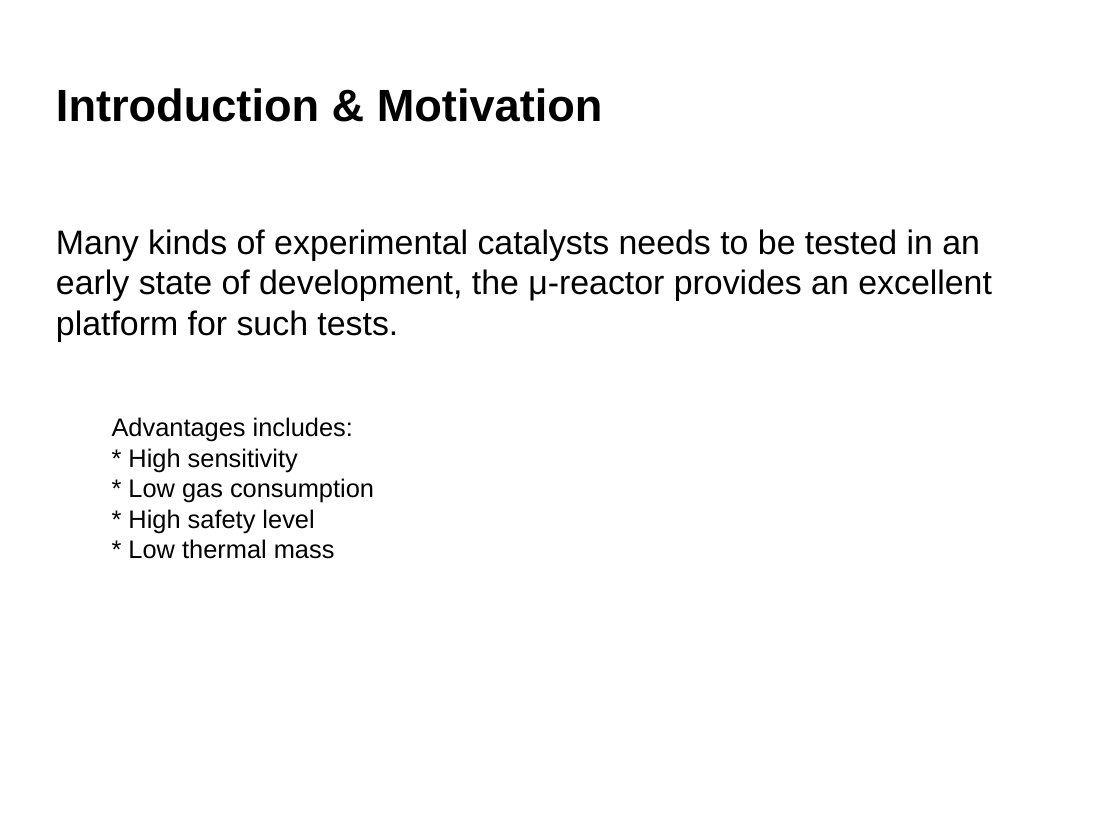
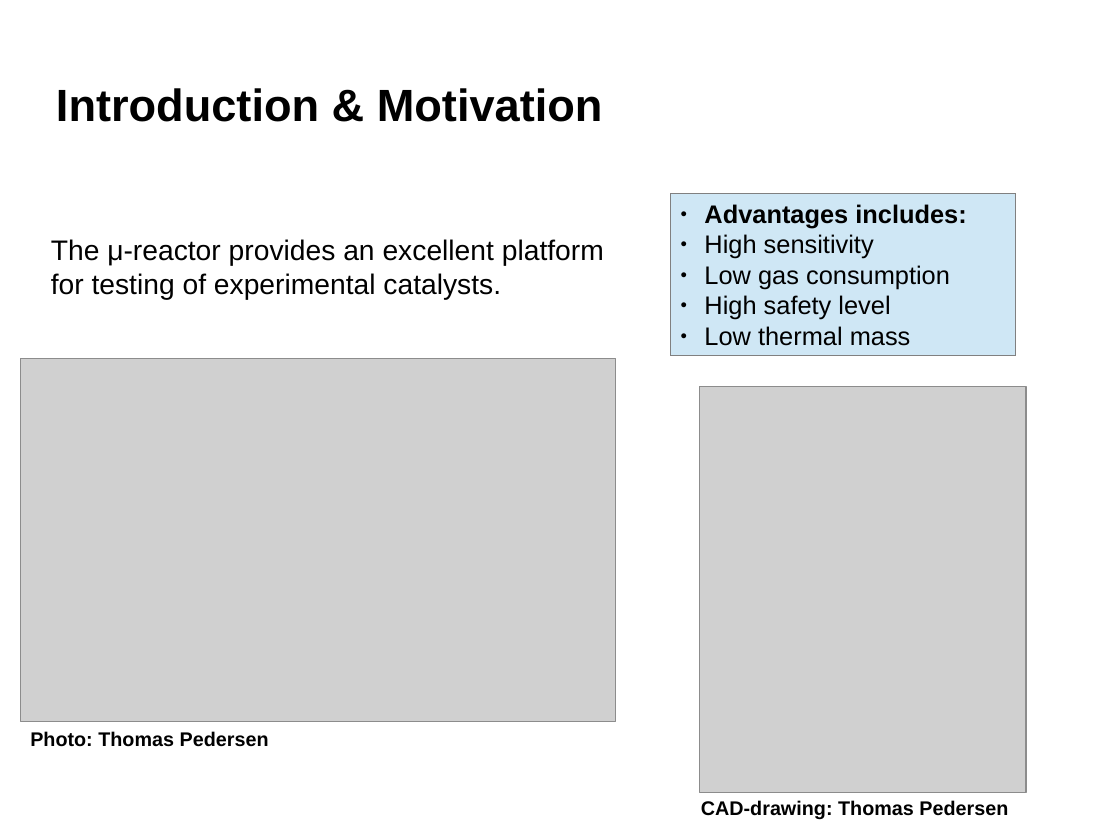
Before and after one commit to robertjensen/Thesis, a slide deck: slide 5 of defence/presentaation.odp (slide 3 before the commit). Drawn at 1120x840 pixels with LibreOffice and Linux fonts; fonts in the diff are those of the drawing; grey boxes stand for pictures; background and template pictures are left out. Boxes give left, top, right and bottom in pixels: in the first picture for what was removed or moved away, otherwise in the second. Text is boxed around its words. In the diff, an @@ line names an element or a change of style, - is before the commit and + after.

```diff
--- a/defence/presentaation.odp
+++ b/defence/presentaation.odp
@@ text "Advantages includes:": place and size @@
-text "Advantages includes:" at (112,417,374,559)
+text "Advantages includes:" at (704,204,966,346)
@@ rectangle added at (671,193,1016,356), fill #CFE7F5, outline #808080 0 pt @@
@@ text at (704,204,966,228): bold on in "Advantages includes:"; bullet none to ● @@
@@ subtitle at (51,239,604,300): text changed; size 24 to 20 pt @@
-Many kinds of experimental catalysts needs to be tested in an early state of development, the μ-reactor provides an excellent platform for such tests.
+The μ-reactor provides an excellent platform for testing of experimental catalysts.
@@ text at (704,234,950,346): text changed @@
-* High sensitivity
-* Low gas consumption
-* High safety level
-* Low thermal mass
+● High sensitivity
+● Low gas consumption
+● High safety level
+● Low thermal mass
@@ picture added at (20,359,616,722) @@
@@ picture added at (700,386,1026,793) @@
@@ text added at (30,731,269,747), 14 pt, text #000000, bold @@
+Photo: Thomas Pedersen
@@ text added at (701,800,1008,820), 14 pt, text #000000, bold @@
+CAD-drawing: Thomas Pedersen
```
Also in this commit, not shown: 10 other slides changed, 10 slides added, 5 slides removed, 10 other files.
